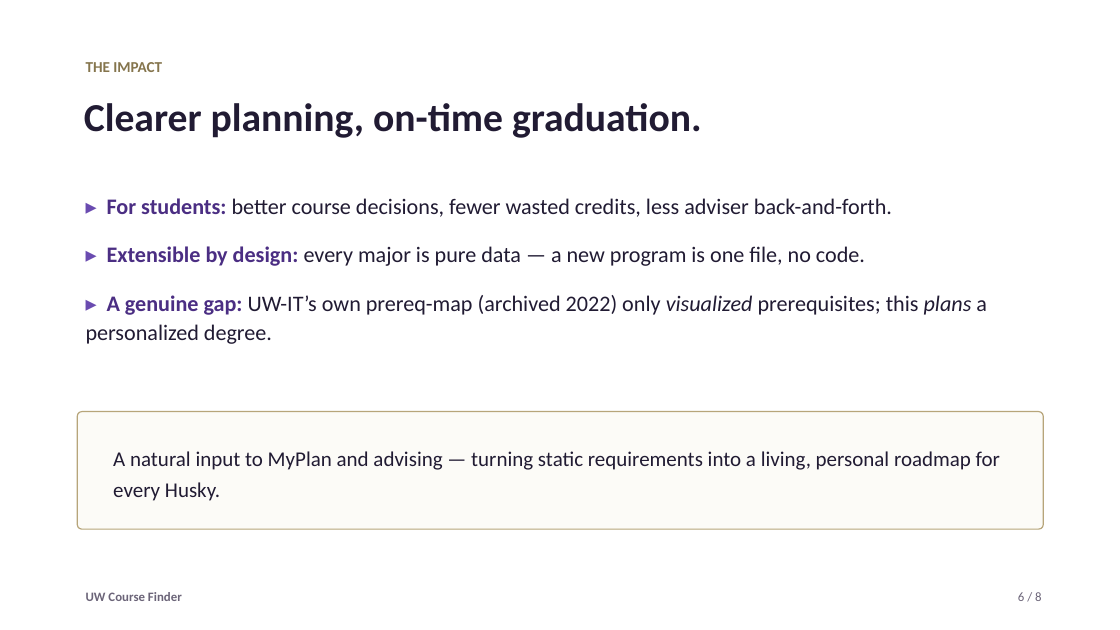
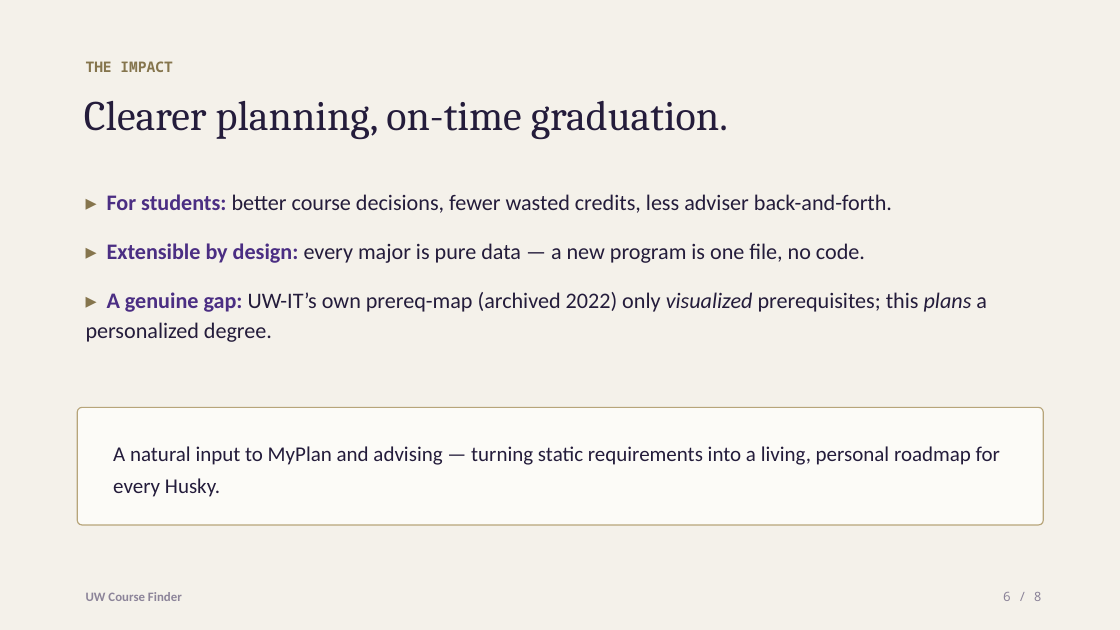
Before and after one commit to SVOG23/UWCourseFinder, a slide deck: slide 6 of slides/UW-Course-Finder.pptx. Drawn at 1120x630 pixels with LibreOffice and Linux fonts; fonts in the diff are those of the drawing. Boxes give left, top, right and bottom in pixels: in the first picture for what was removed or moved away, otherwise in the second. Text is boxed around its words. In the diff, an @@ line names an element or a change of style, - is before the commit and + after.

```diff
--- a/slides/UW-Course-Finder.pptx
+++ b/slides/UW-Course-Finder.pptx
@@ rectangle added at [0,0,1120,630], fill #F4F1EA @@
@@ text "THE IMPACT" at [86,61,172,72]: size 13 to 12.5 pt, font Calibri to Noto Sans Mono @@
@@ text "Clearer planning, on-time graduation." at [84,101,728,140]: size 34 to 36 pt, font Calibri to Cambria, text colour #211B33 to #241C3B, bold off @@
@@ text "▸ For students: better course ..." at [86,194,987,342]: text colour #6A4BB0 to #85754D in "▸", "▸", "▸"; text colour #211B33 to #241C3B in "better course decisions, fewer wasted credits, less ...", "every major is pure data — a ...", "UW-IT’s own prereq-map (archived 2022) only visualized ..."; line spacing 1.12 to 1.14 @@
@@ rounded rectangle: place and size @@
-rounded rectangle at [77,412,1044,529]
+rounded rectangle at [77,408,1044,525]
@@ text "A natural input to MyPlan ..." at [113,446,1000,497]: text colour #211B33 to #241C3B @@
@@ text "UW Course Finder" at [86,592,182,601]: text colour #6B6478 to #8C8499 @@
@@ text "6 / 8" at [1003,592,1042,601]: font Calibri to Noto Sans Mono, text colour #6B6478 to #8C8499 @@
```
Also in this commit, not shown: 7 other slides changed, 3 other files.
